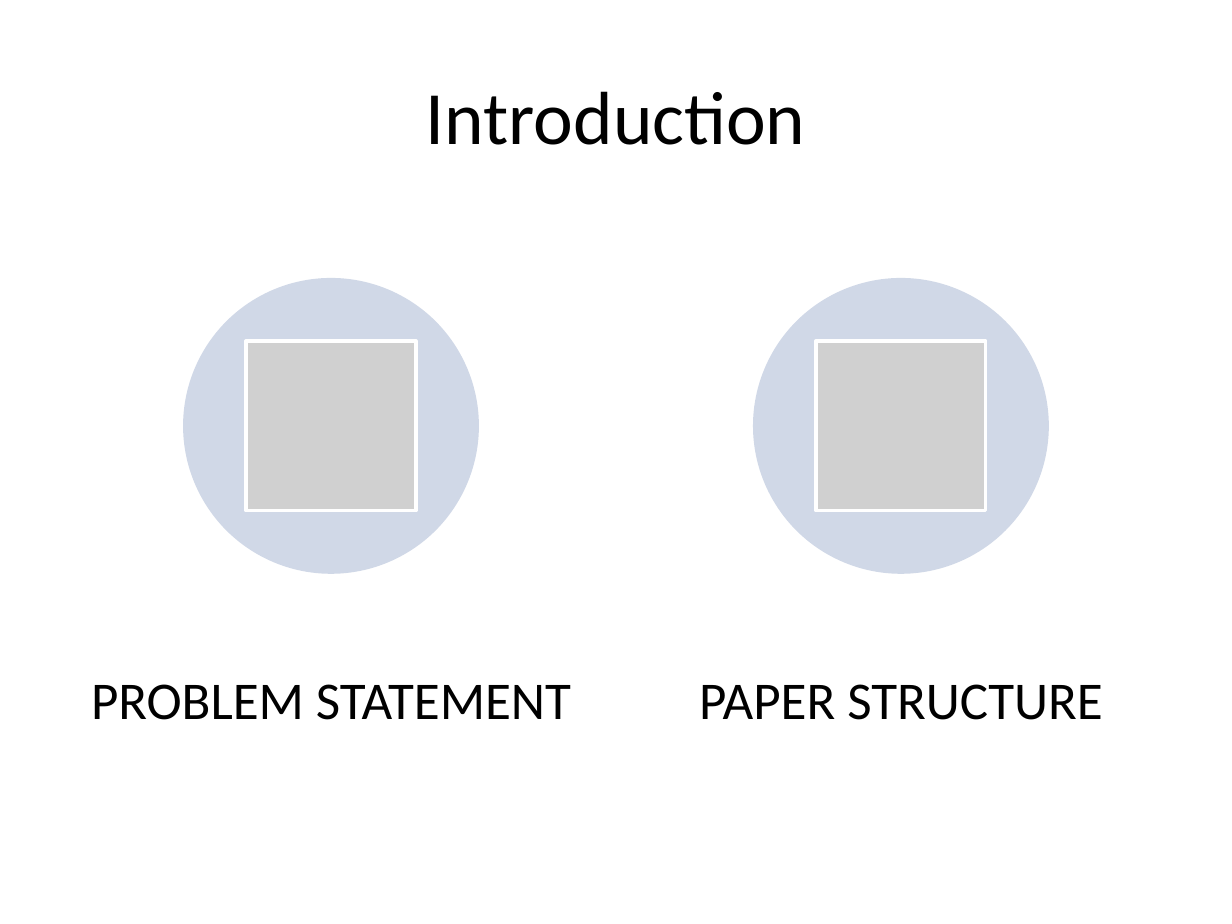
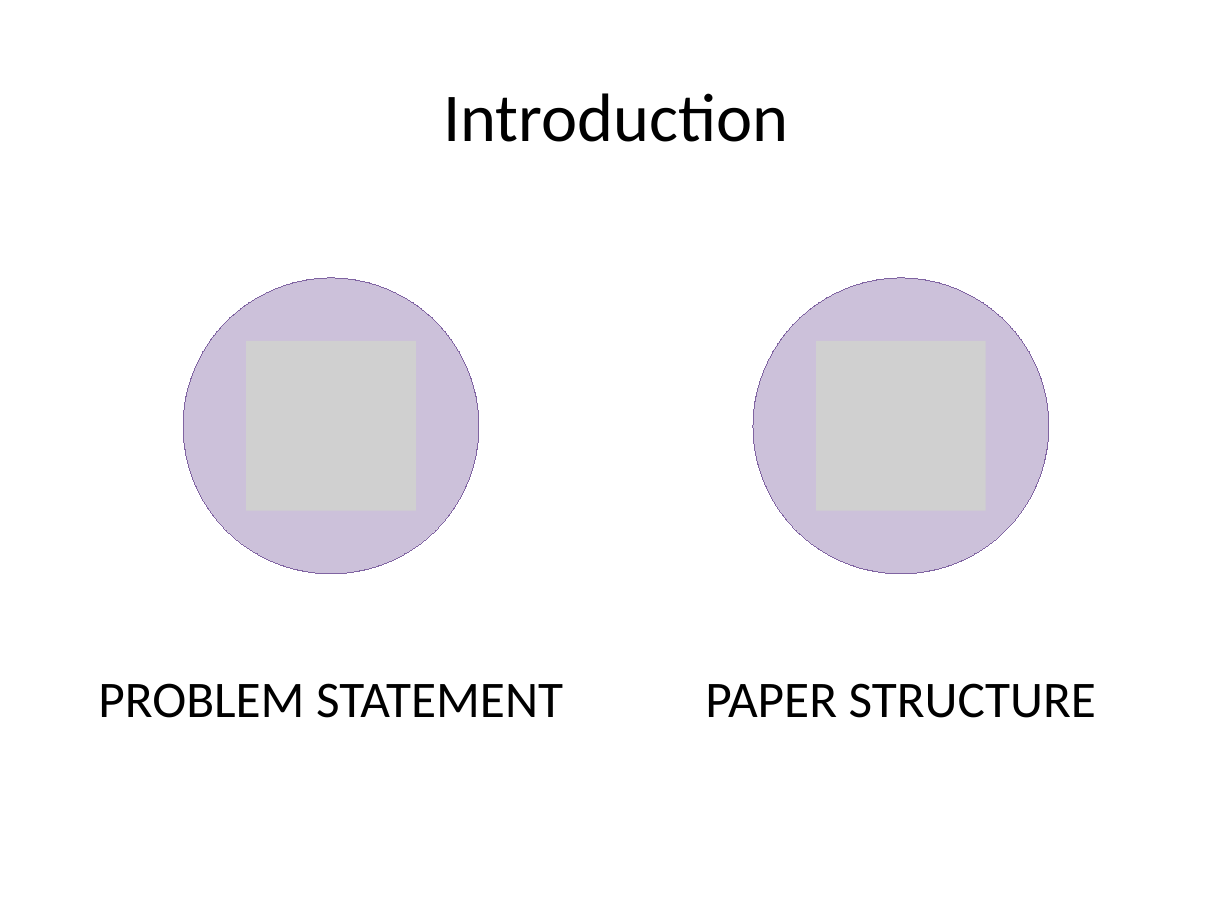
Before and after one commit to TaviFurdui/detecting-vulnerabilities-using-ml, a slide deck: slide 2 of Presentation.pptx. Drawn at 1232x924 pixels with LibreOffice and Linux fonts; fonts in the diff are those of the drawing; grey boxes stand for pictures. Boxes give left, top, right and bottom in pixels: in the first picture for what was removed or moved away, otherwise in the second. Text is boxed around its words. In the diff, an @@ line names an element or a change of style, - is before the commit and + after.

```diff
--- a/Presentation.pptx
+++ b/Presentation.pptx
@@ title "Introduction" at box(443, 93, 788, 142): size 44 to 40 pt @@
@@ ellipse at box(184, 278, 479, 574): fill #D0D8E8 to #CCC1DA; outline none to #8064A2 0.75 pt @@
@@ ellipse at box(753, 278, 1048, 574): fill #D0D8E8 to #CCC1DA; outline none to #8064A2 0.75 pt @@
@@ text "PROBLEM STATEMENT" at box(98, 683, 563, 718): size 31 to 30 pt @@
@@ text "PAPER STRUCTURE" at box(705, 683, 1096, 718): size 31 to 30 pt @@
```
Also in this commit, not shown: 5 other slides changed, 8 slides added, 8 slides removed.
